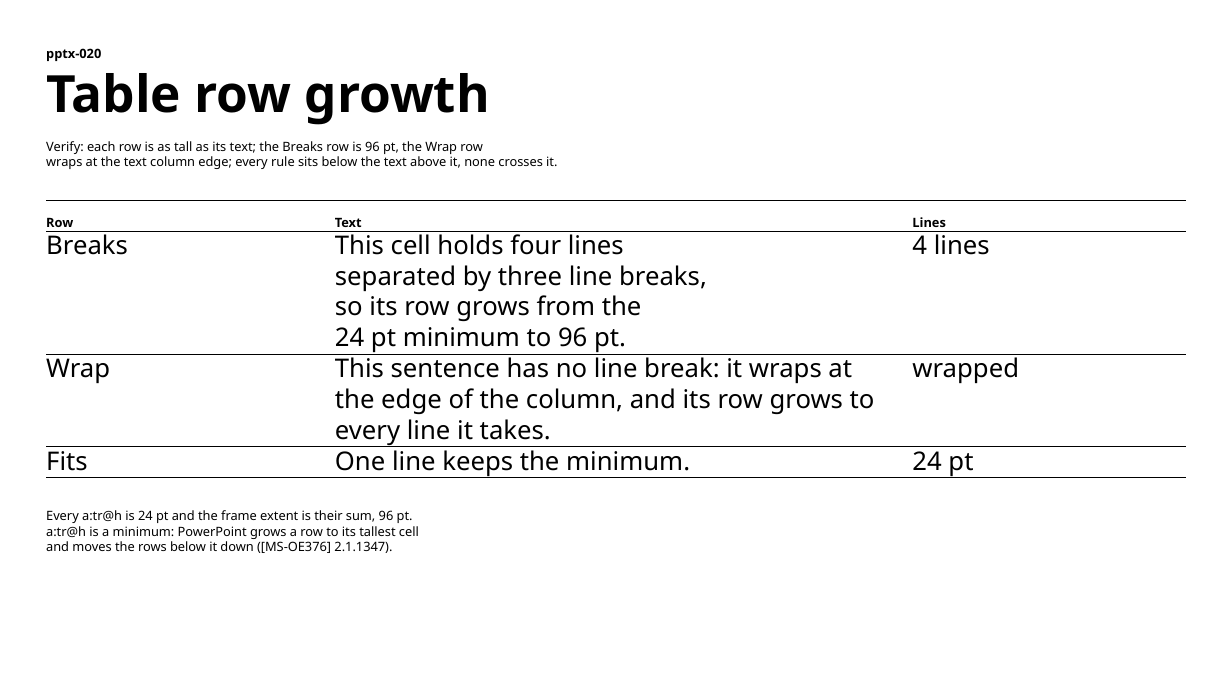
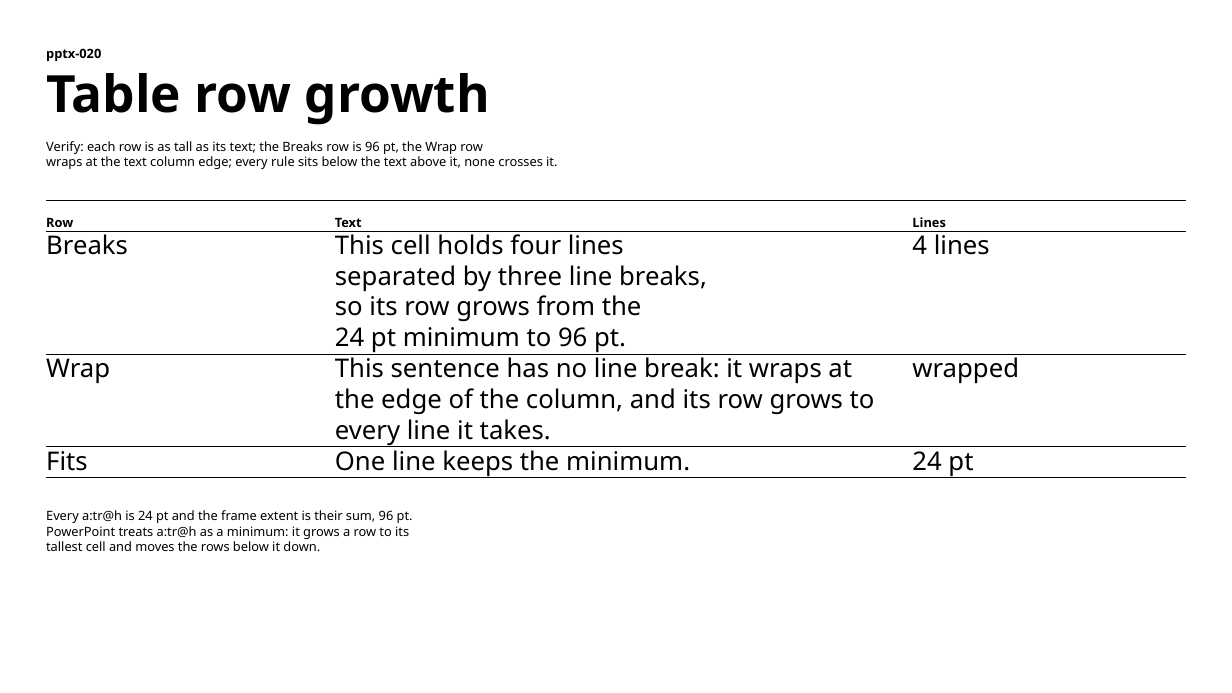
Before and after one commit to yukiyokotani/office-open-xml-viewer, a slide deck: slide 1 of packages/pptx/public/corpus/pptx-020-table-row-growth.pptx. Drawn at 1232x693 pixels with LibreOffice and Linux fonts; fonts in the diff are those of the drawing. Boxes give left, top, right and bottom in pixels: in the first picture for what was removed or moved away, otherwise in the second. Text is boxed around its words. In the diff, an @@ line names an element or a change of style, - is before the commit and + after.

```diff
--- a/packages/pptx/public/corpus/pptx-020-table-row-growth.pptx
+++ b/packages/pptx/public/corpus/pptx-020-table-row-growth.pptx
@@ text at <box>46,526,409,551</box>: text changed @@
-a:tr@h is a minimum: PowerPoint grows a row to its tallest cell
-and moves the rows below it down ([MS-OE376] 2.1.1347).
+PowerPoint treats a:tr@h as a minimum: it grows a row to its
+tallest cell and moves the rows below it down.
```
Also in this commit, not shown: 5 other files.
